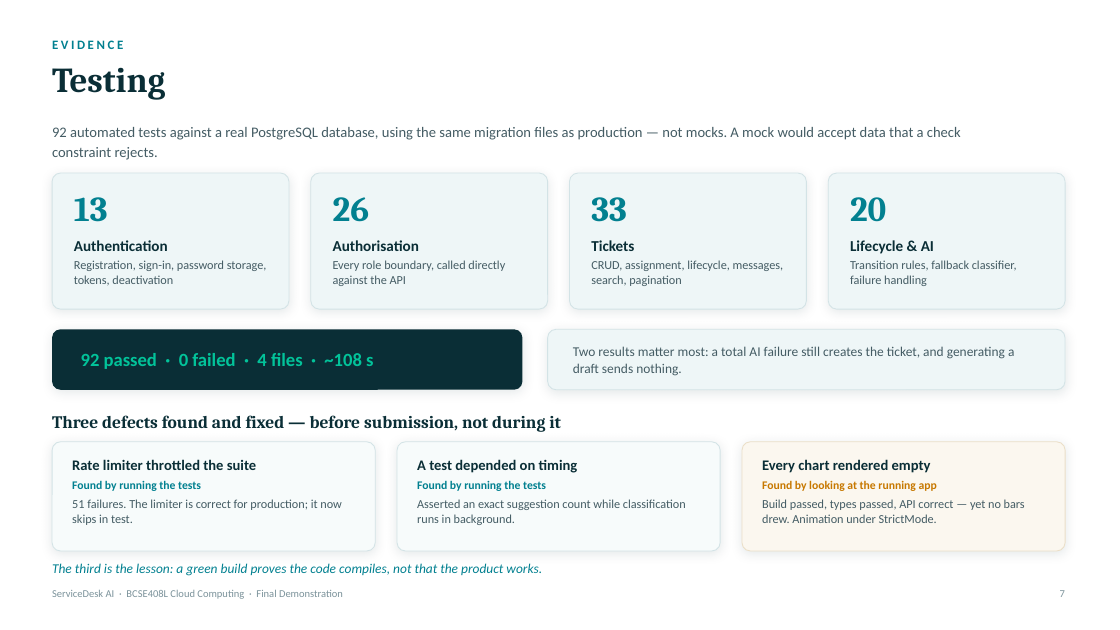
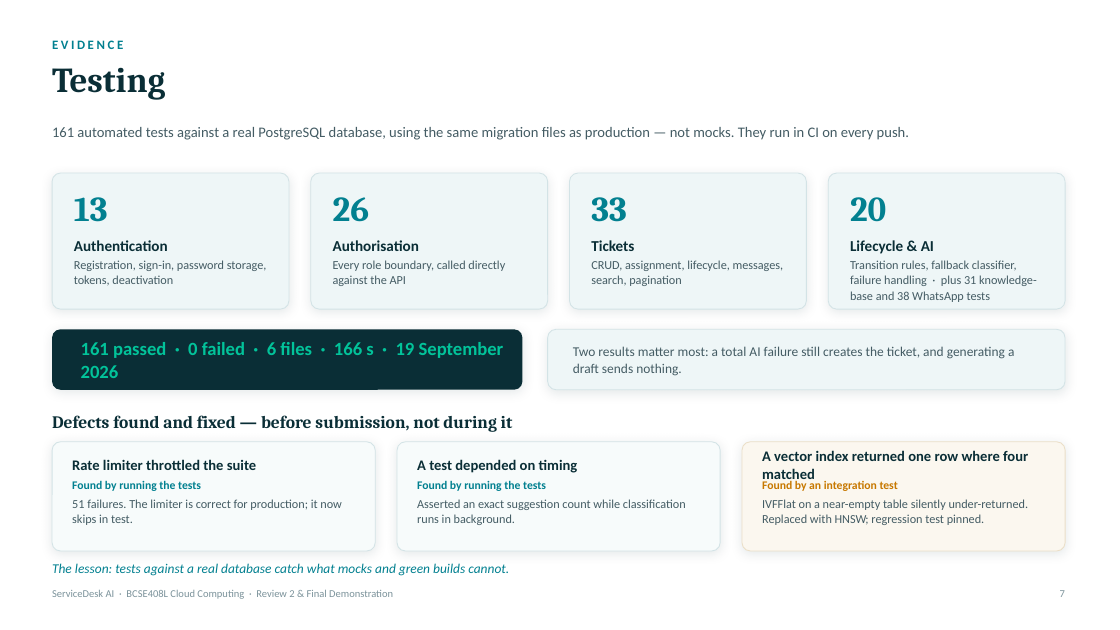
Before and after one commit to ItzGOLLY/servicedesk-ai, a slide deck: slide 8 of docs/ServiceDesk_AI_Final_Demo.pptx. Drawn at 1120x630 pixels with LibreOffice and Linux fonts; fonts in the diff are those of the drawing. Boxes give left, top, right and bottom in pixels: in the first picture for what was removed or moved away, otherwise in the second. Text is boxed around its words. In the diff, an @@ line names an element or a change of style, - is before the commit and + after.

```diff
--- a/docs/ServiceDesk_AI_Final_Demo.pptx
+++ b/docs/ServiceDesk_AI_Final_Demo.pptx
@@ text at [52,127,909,140]: text changed @@
-92 automated tests against a real PostgreSQL database, using the same migration files as production — not mocks. A mock would accept data that a check constraint rejects.
+161 automated tests against a real PostgreSQL database, using the same migration files as production — not mocks. They run in CI on every push.
@@ text at [850,260,1037,302]: text changed @@
-Transition rules, fallback classifier, failure handling
+Transition rules, fallback classifier, failure handling · plus 31 knowledge-base and 38 WhatsApp tests
@@ text at [81,342,504,378]: text changed @@
-92 passed · 0 failed · 4 files · ~108 s
+161 passed · 0 failed · 6 files · 166 s · 19 September 2026
@@ text at [52,415,513,432]: text changed @@
-Three defects found and fixed — before submission, not during it
+Defects found and fixed — before submission, not during it
@@ text at [762,450,1028,483]: text changed @@
-Every chart rendered empty
+A vector index returned one row where four matched
@@ text at [762,480,898,491]: text changed @@
-Found by looking at the running app
+Found by an integration test
@@ text at [762,499,1029,525]: text changed @@
-Build passed, types passed, API correct — yet no bars drew. Animation under StrictMode.
+IVFFlat on a near-empty table silently under-returned. Replaced with HNSW; regression test pinned.
@@ text at [52,563,509,576]: text changed @@
-The third is the lesson: a green build proves the code compiles, not that the product works.
+The lesson: tests against a real database catch what mocks and green builds cannot.
@@ text at [52,590,393,599]: text changed @@
-ServiceDesk AI · BCSE408L Cloud Computing · Final Demonstration
+ServiceDesk AI · BCSE408L Cloud Computing · Review 2 & Final Demonstration
```
Also in this commit, not shown: 11 other slides changed, 4 other files.
